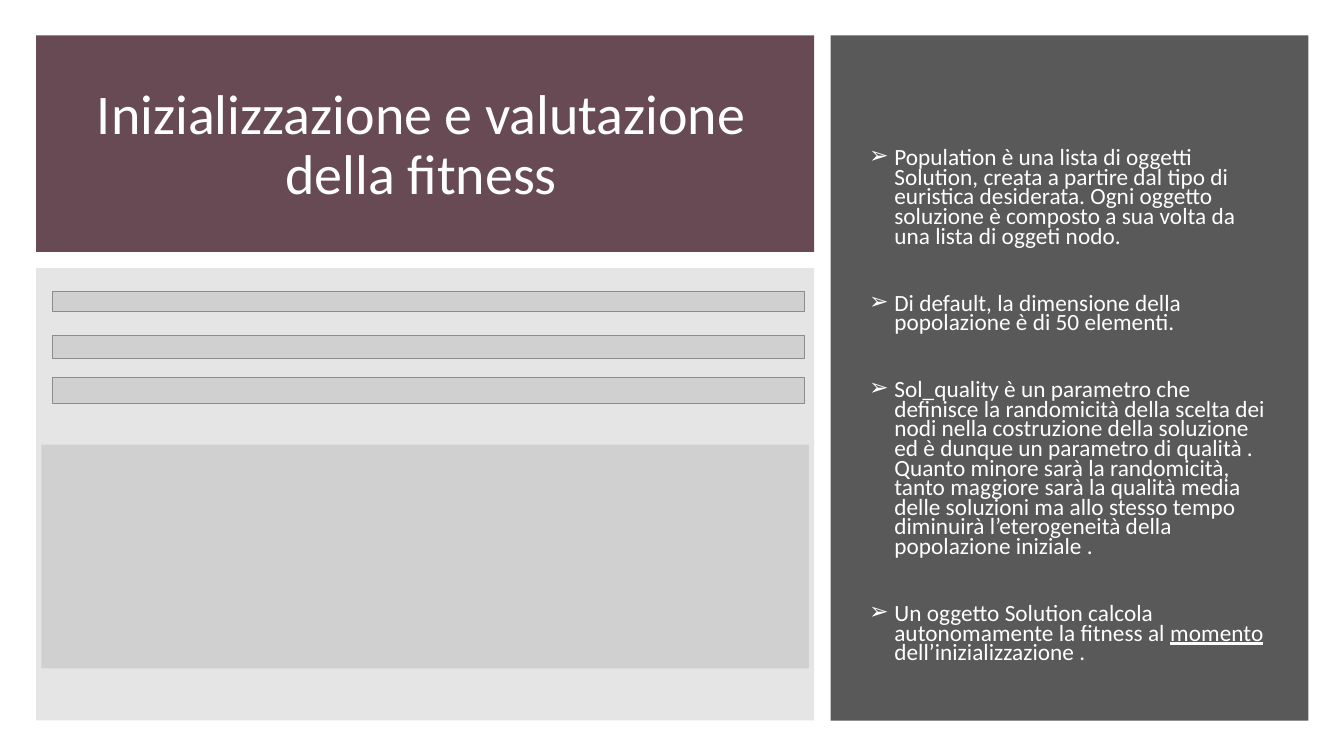
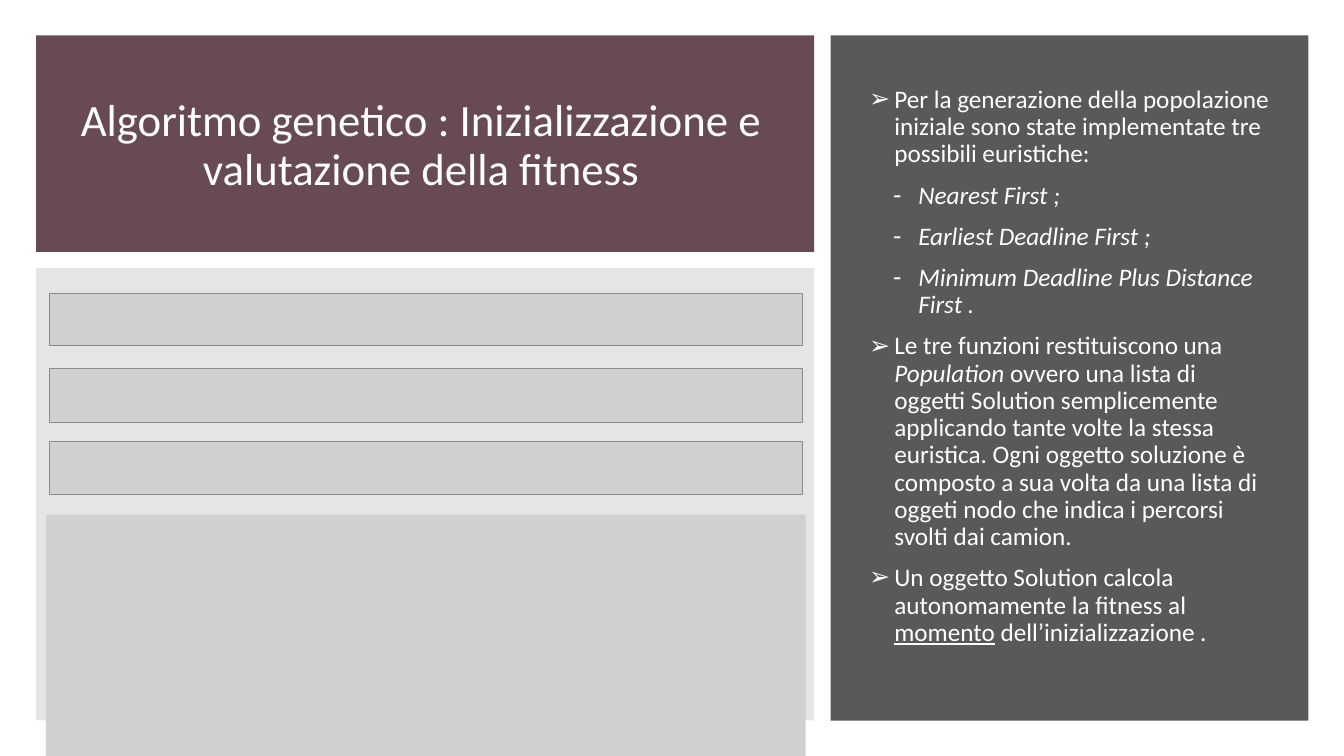
Before and after one commit to gdr-98/Greedy-heuristics-and-genetic-algorithm-for-a-CVRPTW-problem-resolution-, a slide deck: slide 9 of Power_point_nik.pptx (slide 18 before the commit). Drawn at 1344x756 pixels with LibreOffice and Linux fonts; fonts in the diff are those of the drawing; grey boxes stand for pictures. Boxes give left, top, right and bottom in pixels: in the first picture for what was removed or moved away, otherwise in the second. Text is boxed around its words. In the diff, an @@ line names an element or a change of style, - is before the commit and + after.

Commit message:
Add files via upload
Aggiunte slide sull'euristica e ridisposizione di alcune slide

```diff
--- a/Power_point_nik.pptx
+++ b/Power_point_nik.pptx
@@ title at [81,105,760,186]: text changed; size 40 to 32 pt @@
-Inizializzazione e valutazione della fitness
+Algoritmo genetico : Inizializzazione e valutazione della fitness
@@ text at [894,90,1269,545]: text changed; size 16.6 to 18 pt @@
-➢ Population è una lista di oggetti Solution, creata a partire dal tipo di euristica desiderata. Ogni oggetto soluzione è composto a sua volta da una lista di oggeti nodo.
-➢ Di default, la dimensione della popolazione è di 50 elementi.
-➢ Sol_quality è un parametro che definisce la randomicità della scelta dei nodi nella costruzione della soluzione ed è dunque un parametro di qualità . Quanto minore sarà la randomicità, tanto maggiore sarà la qualità media delle soluzioni ma allo stesso tempo diminuirà l’eterogeneità della popolazione iniziale .
+➢ Per la generazione della popolazione iniziale sono state implementate tre possibili euristiche:
+– Nearest First ;
+– Earliest Deadline First ;
+– Minimum Deadline Plus Distance First .
+➢ Le tre funzioni restituiscono una Population ovvero una lista di oggetti Solution semplicemente applicando tante volte la stessa euristica. Ogni oggetto soluzione è composto a sua volta da una lista di oggeti nodo che indica i percorsi svolti dai camion.
@@ picture added at [49,293,803,346] @@
@@ picture removed at [52,291,805,312] @@
@@ picture removed at [52,336,805,359] @@
@@ picture added at [49,368,803,421] @@
@@ picture removed at [52,378,805,403] @@
@@ picture added at [49,442,803,494] @@
@@ picture: place and size @@
-picture at [41,445,809,668]
+picture at [46,515,807,756]
@@ text at [894,568,1195,645]: size 16.6 to 18 pt in "Un oggetto Solution calcola autonomamente la fitness ..."; line spacing 0.7 to 0.9 @@
```
Also in this commit, not shown: 14 other slides changed, 7 slides added, 3 slides removed.
